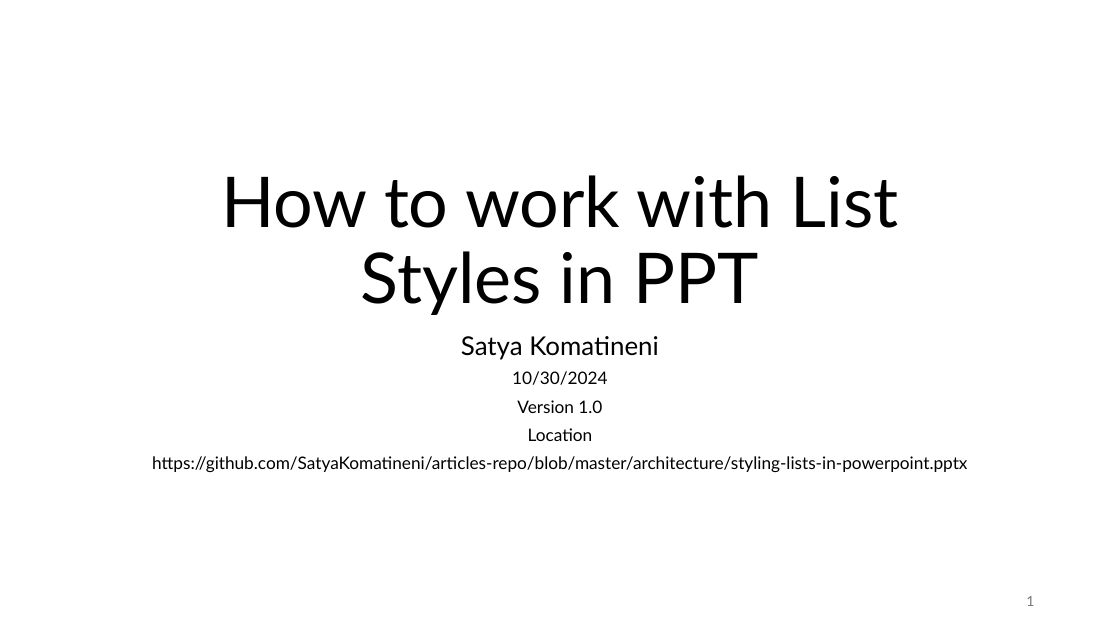
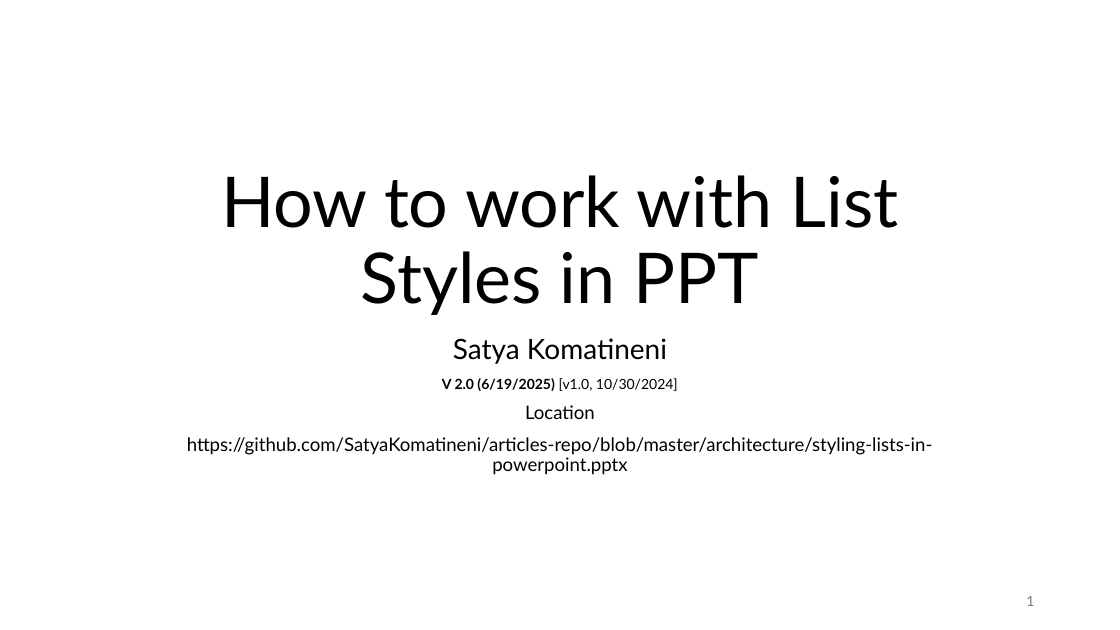
Before and after one commit to SatyaKomatineni/articles-repo, a slide deck: slide 1 of architecture/styling-lists-in-powerpoint.pptx. Drawn at 1120x630 pixels with LibreOffice and Linux fonts; fonts in the diff are those of the drawing. Boxes give left, top, right and bottom in pixels: in the first picture for what was removed or moved away, otherwise in the second. Text is boxed around its words. In the diff, an @@ line names an element or a change of style, - is before the commit and + after.

Commit message:
clarity to ppt master layouts

```diff
--- a/architecture/styling-lists-in-powerpoint.pptx
+++ b/architecture/styling-lists-in-powerpoint.pptx
@@ subtitle at (187,338,933,475): size 22.2 to 24 pt in "Satya Komatineni"; size 14.8 to 16 pt in "Location", "https://github.com/SatyaKomatineni/articles-repo/blob/master ..."; line spacing 0.8 to 0.9 @@
@@ subtitle at (442,378,678,391): text changed; size 14.8 to 12 pt @@
-10/30/2024
-Version 1.0
+V 2.0 (6/19/2025) [v1.0, 10/30/2024]
```
Also in this commit, not shown: 7 other slides changed, 7 slides added.
